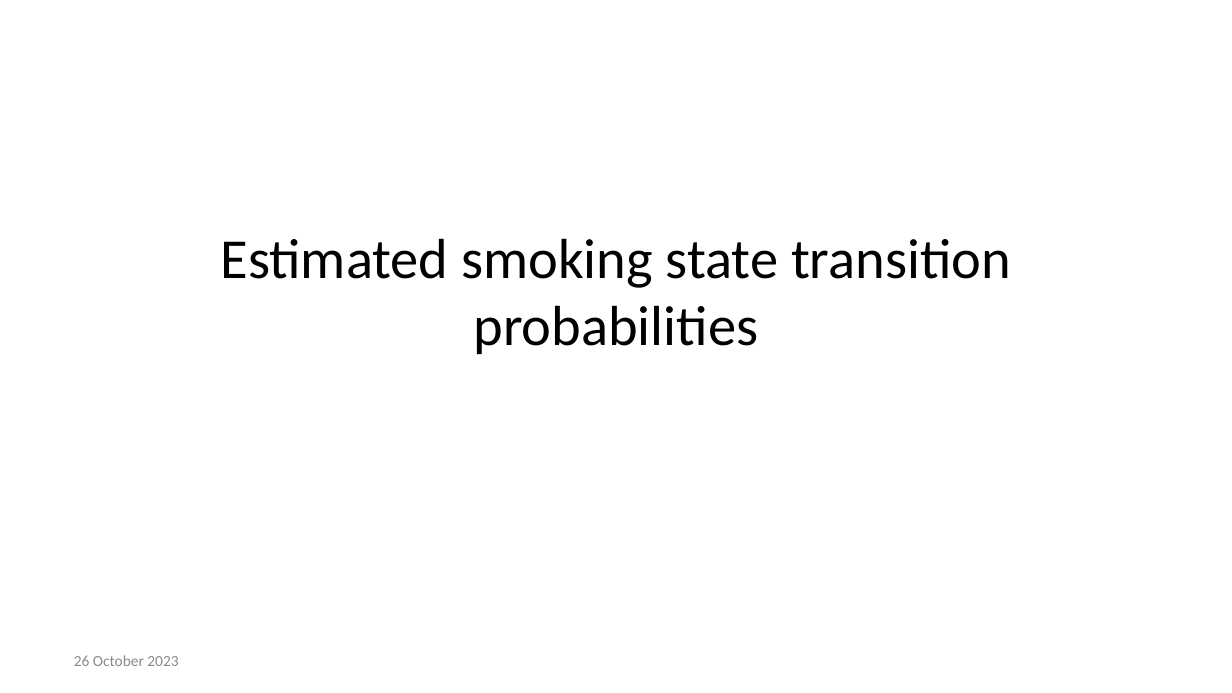
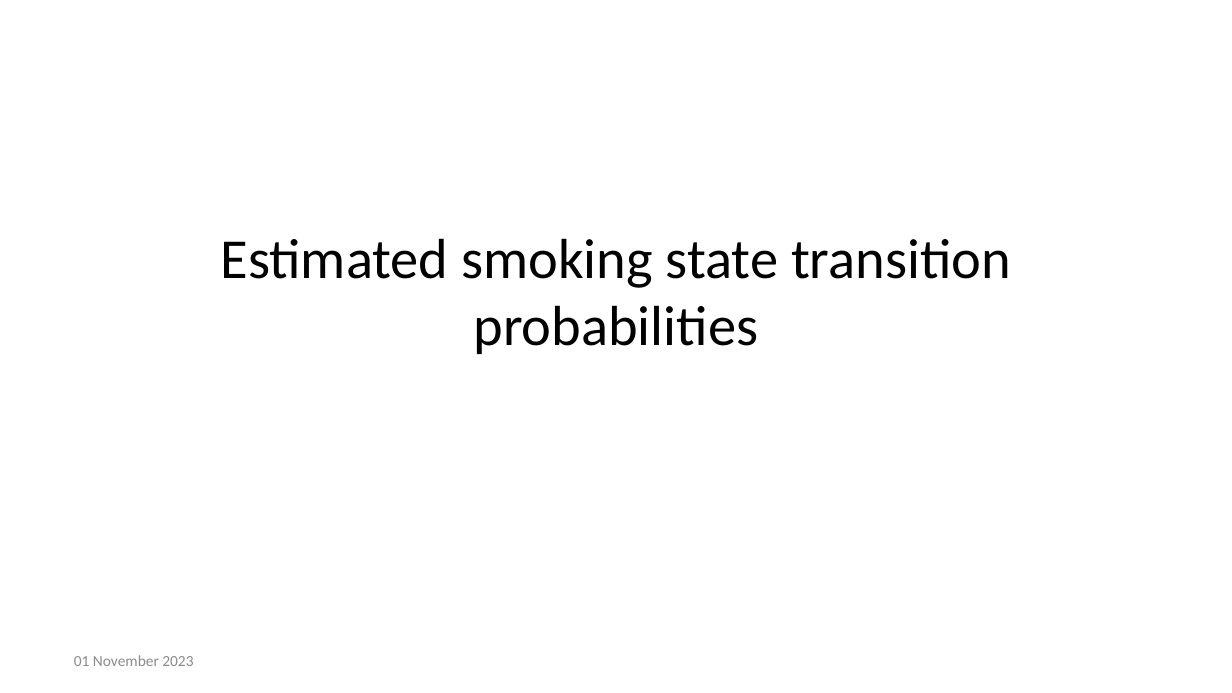
Before and after one commit to stapm-platform/smktrans, a slide deck: slide 1 of transition_probability_estimates/smoking_transitions_England.pptx. Drawn at 1232x693 pixels with LibreOffice and Linux fonts; fonts in the diff are those of the drawing. Boxes give left, top, right and bottom in pixels: in the first picture for what was removed or moved away, otherwise in the second. Text is boxed around its words. In the diff, an @@ line names an element or a change of style, - is before the commit and + after.

```diff
--- a/transition_probability_estimates/smoking_transitions_England.pptx
+++ b/transition_probability_estimates/smoking_transitions_England.pptx
@@ text at (x1=74, y1=655, x2=193, y2=666): text changed @@
-26 October 2023
+01 November 2023
```
Also in this commit, not shown: 1 slide added, 3 other files.
